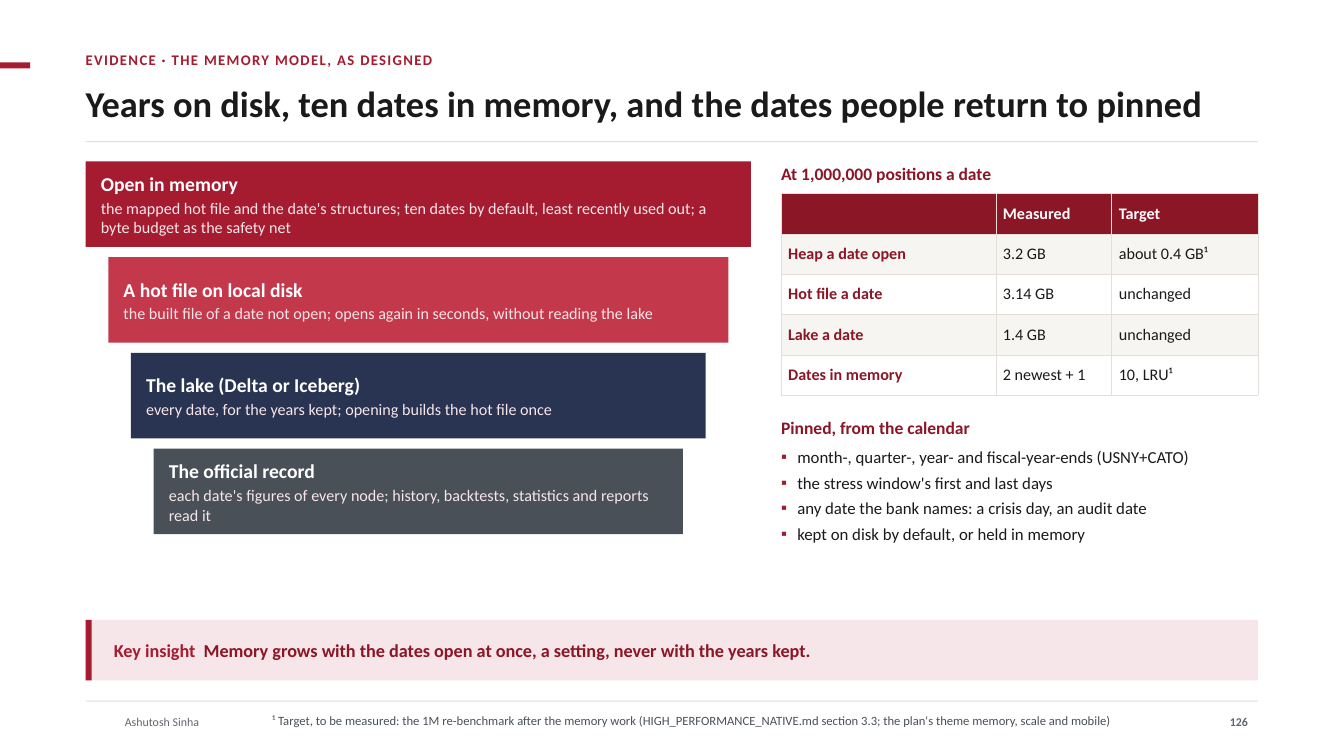
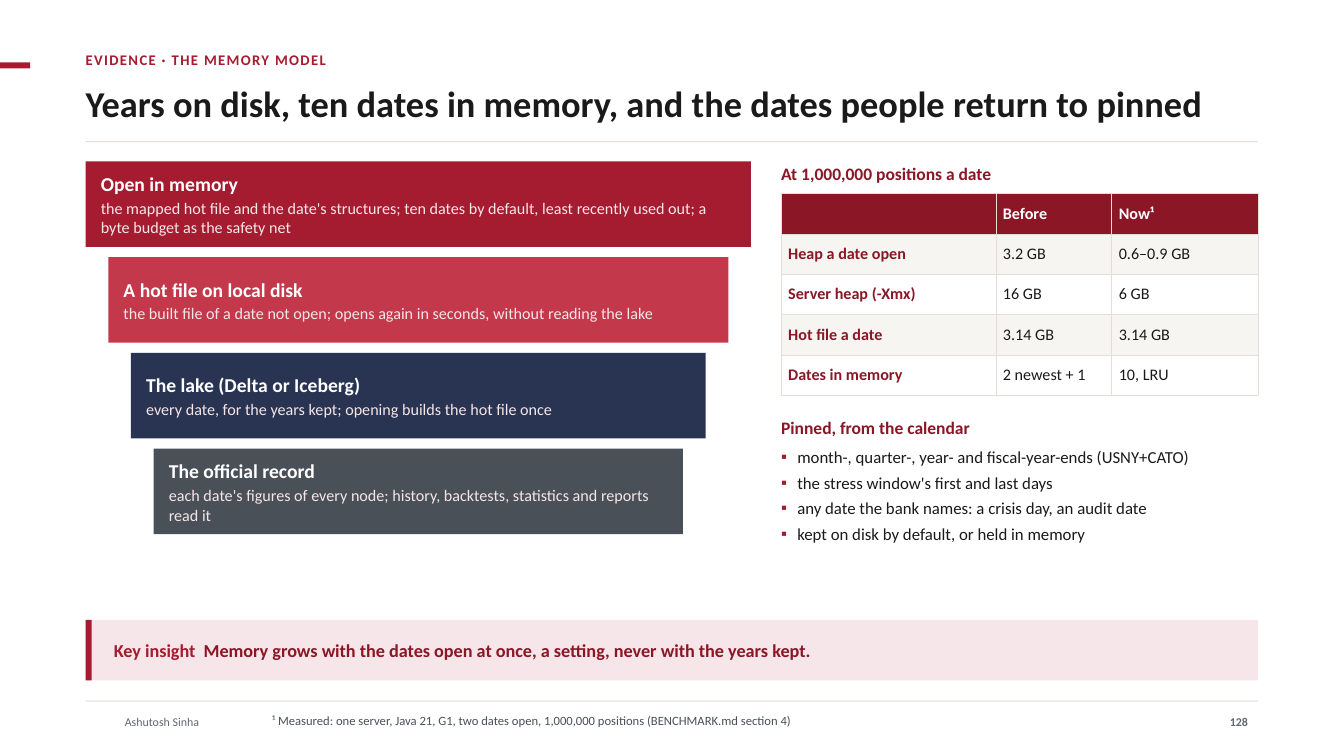
Before and after one commit to ajsinha/drishti, a slide deck: slide 128 of docs/publications/Drishti-Design-and-Evidence.pptx (slide 126 before the commit). Drawn at 1344x756 pixels with LibreOffice and Linux fonts; fonts in the diff are those of the drawing; background and template pictures are left out. Boxes give left, top, right and bottom in pixels: in the first picture for what was removed or moved away, otherwise in the second. Text is boxed around its words. In the diff, an @@ line names an element or a change of style, - is before the commit and + after.

Commit message:
Decks: the 1,000,000-position run after the memory work in every deck (one server at -Xmx6g, two dates in 2.2 GB of heap against 7.5 GB, 0.6-0.9 GB a date, RSS 6.9 GB against 17.2 GB, 183/138/124 req/s with no failure against 40/36/29, the bank minus a desk 0.20 s against 5.7 s, VaR identical to the dollar) as native charts and a before-and-after slide; Why VaR moved: one change at a time (the waterfall S0 to S7, illustrative figures, three views, the working, VAR EXPLAIN) in the VaR Engine deck and the Design-and-Evidence market-risk case; the memory model (ten dates, least recently used out, pinned month, quarter and year ends on New York and Toronto, refusals remembered) and the phone tiers in the VaR Engine deck; the memory model slide as built in Design-and-Evidence

```diff
--- a/docs/publications/Drishti-Design-and-Evidence.pptx
+++ b/docs/publications/Drishti-Design-and-Evidence.pptx
@@ text at (86,55,326,65): text changed @@
-EVIDENCE · THE MEMORY MODEL, AS DESIGNED
+EVIDENCE · THE MEMORY MODEL
@@ table at (781,194,1258,395) @@
-row 1, column 2: Measured
+row 1, column 2: Before
-row 1, column 3: Target
+row 1, column 3: Now¹
-row 2, column 3: about 0.4 GB¹
+row 2, column 3: 0.6–0.9 GB
-row 3: Hot file a date | 3.14 GB | unchanged
+row 3: Server heap (-Xmx) | 16 GB | 6 GB
-row 4: Lake a date | 1.4 GB | unchanged
+row 4: Hot file a date | 3.14 GB | 3.14 GB
-row 5, column 3: 10, LRU¹
+row 5, column 3: 10, LRU
@@ text at (272,715,791,727): text changed @@
-¹ Target, to be measured: the 1M re-benchmark after the memory work (HIGH_PERFORMANCE_NATIVE.md section 3.3; the plan's theme memory, scale and mobile)
+¹ Measured: one server, Java 21, G1, two dates open, 1,000,000 positions (BENCHMARK.md section 4)
```
Also in this commit, not shown: 7 other slides changed, 2 slides added, 5 other files.
